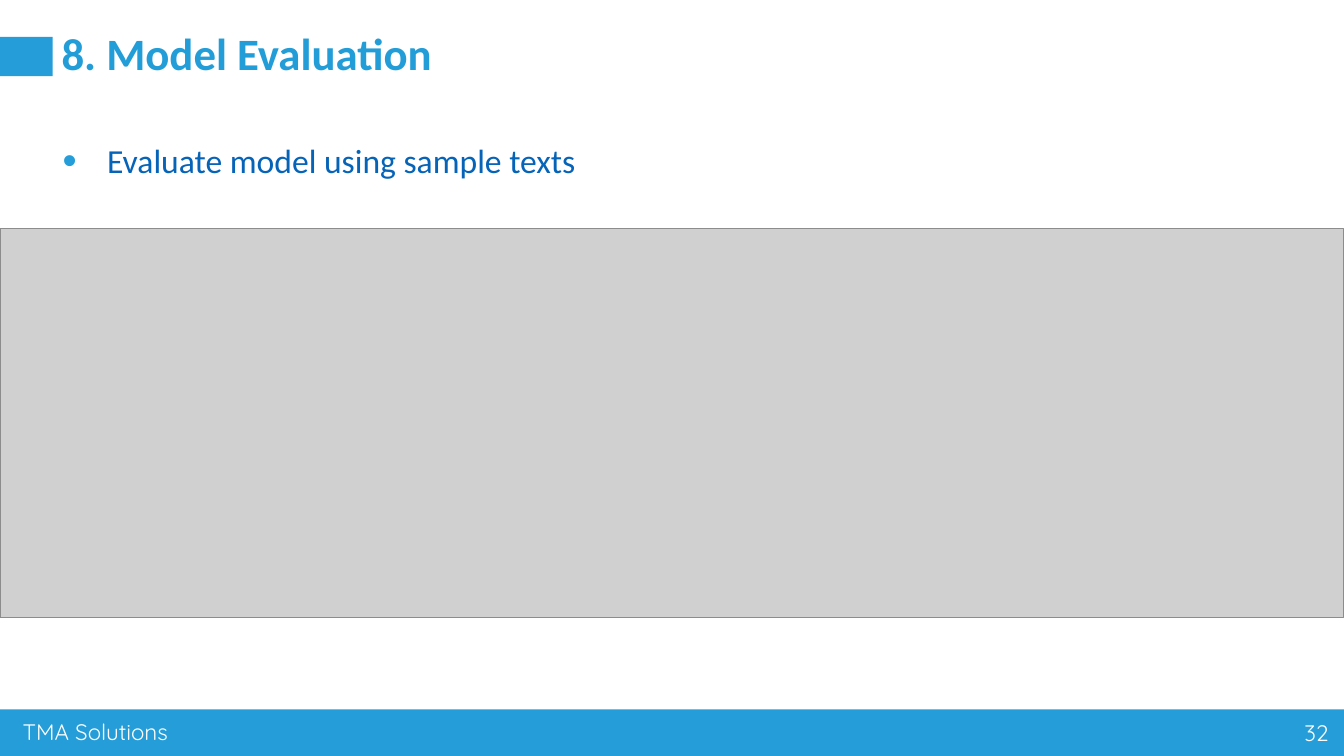
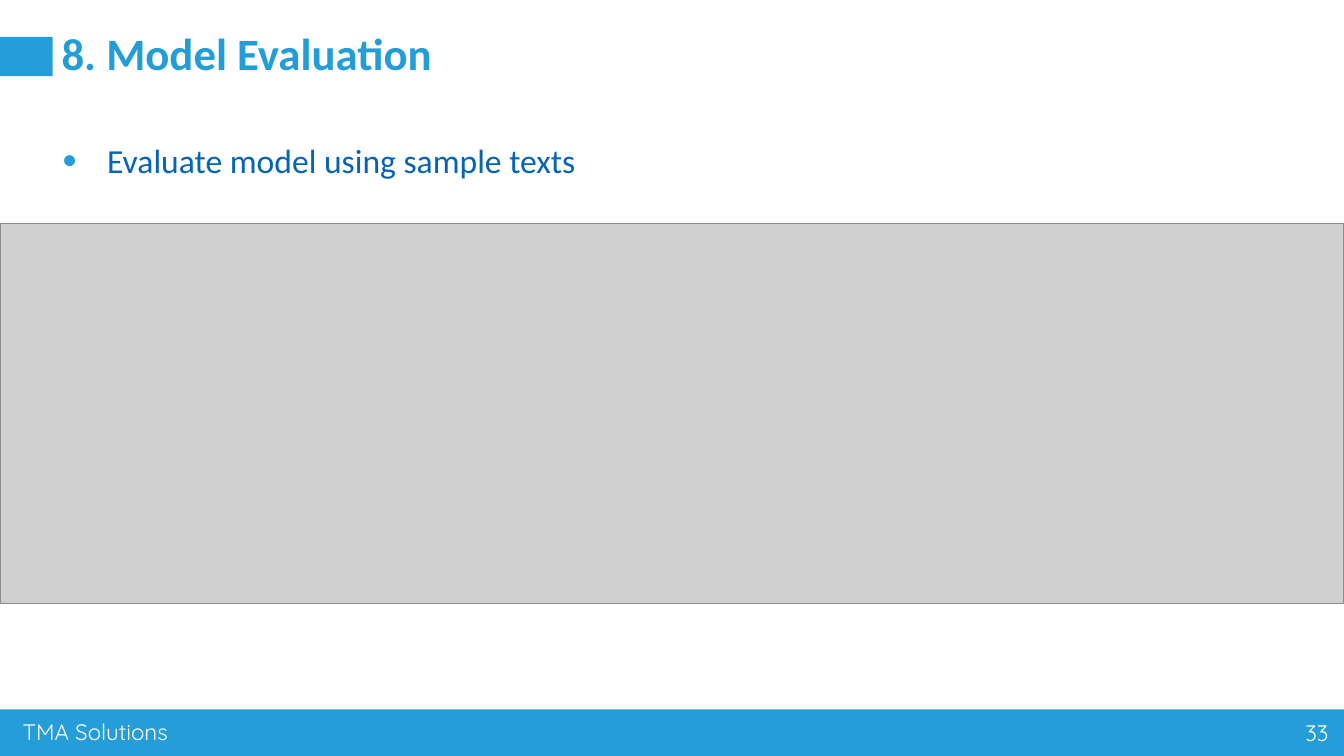
Before and after one commit to nguyenvanhuy0612/DL-1, a slide deck: slide 33 of Workshop-3_AI Advance Training_Group 80.pptx (slide 32 before the commit). Drawn at 1344x756 pixels with LibreOffice and Linux fonts; fonts in the diff are those of the drawing; grey boxes stand for pictures. Boxes give left, top, right and bottom in pixels: in the first picture for what was removed or moved away, otherwise in the second. Text is boxed around its words. In the diff, an @@ line names an element or a change of style, - is before the commit and + after.

```diff
--- a/Workshop-3_AI Advance Training_Group 80.pptx
+++ b/Workshop-3_AI Advance Training_Group 80.pptx
@@ picture resized from (x1=0, y1=229, x2=1344, y2=618) to (x1=0, y1=224, x2=1344, y2=604) @@
@@ page number at (x1=1305, y1=725, x2=1328, y2=742): text changed @@
-32
+33
```
Also in this commit, not shown: 4 other slides changed, 1 slide added.
